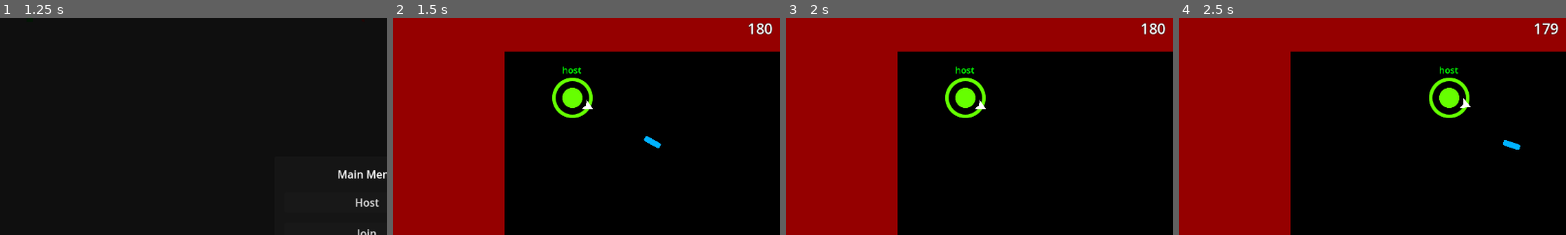
Above: before the commit, frames 1-4 (left to right).
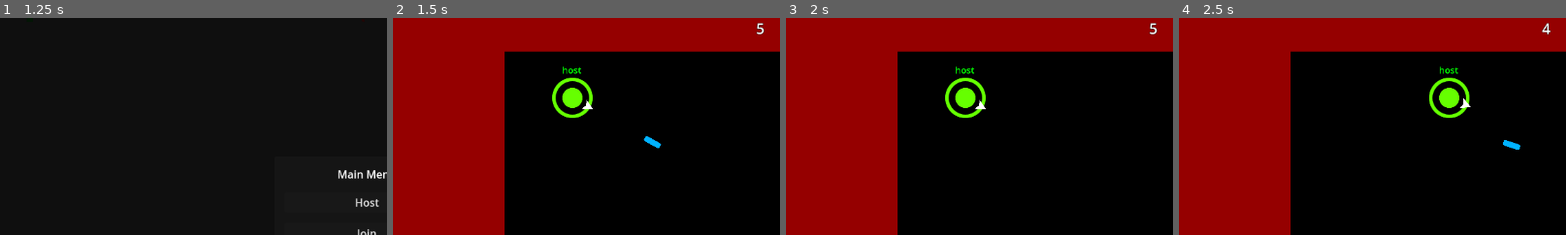
Above: after the commit, the same moments.

Repository: Pkepowicz/Infinite-Onslaught
Game: Godot game, scene res://assets/scenes/world.tscn
Two runs of this game, one before a commit and one after it. Both use one fixed random seed, a clock stepped at 60 frames per second and the inputs below. The engine's default icon, where the game draws it, is replaced by a stand-in: a white triangle on a blue panel in a dark square.
Inputs (mouse positions are % of the whole screen's width and height, from its top left):
- Up to frame 1 (1.25 s): click (50, 56) at 0.52 s; type "Alex" at 0.6 s; click (50, 64) at 0.75 s; type "12" at 0.83 s
- Up to frame 2 (1.5 s): click "Host" at 1.25 s
- Up to frame 3 (2 s): no input
- Up to frame 4 (2.5 s): tap Enter at 2 s; move the mouse to (72, 45) at 2.02 s; hold Right (ui_right) from 2.03 s (still down); click (72, 45) at 2.1 s
The pictures show only the part of the screen within x 3-53%, y 0-50%; the shares and areas given below are measured in that part.

Frame 1 is identical in both runs. In frame 2, 0.2% of the frame differs, in the area x 91-98%, y 2-8%; in frame 3, 0.2%; in frame 4, 0.2%.

Commit message:
end game function

Diff:
--- a/assets/Countdowns/game_countdown.gd
+++ b/assets/Countdowns/game_countdown.gd
@@ -1,6 +1,9 @@
 extends VBoxContainer
 
 @onready var timer = $TimeLabel/Timer
+
+signal end_game()
+
 var seconds: int = 0
 
 func start_countdown(seconds_to_set : int):
@@ -14,5 +17,4 @@
 	$TimeLabel.set_text(str(seconds))
 	if seconds == 0:
 		timer.stop()
-		$"..".hide()
-		$"../../ConclusionScreen".show()
+		emit_signal("end_game")
--- a/assets/scenes/Countdown.gd
+++ b/assets/scenes/Countdown.gd
@@ -9,9 +9,10 @@
 	timer.start()
 
 func _on_timer_timeout():
-	print("timer timeout")
+	print(seconds)
 	seconds -= 1
 	$TimeLabel.set_text(str(seconds))
-	if seconds == 0:
+	print(seconds)
+	if seconds <= 0:
 		timer.stop()
 		$"..".hide()
--- a/assets/scenes/world.gd
+++ b/assets/scenes/world.gd
@@ -140,10 +140,10 @@
 	sync_player_position.rpc_id(peer_id, pos)
 
 # Function gets called only on server's player
-func respawn_player(peer_id):
+func respawn_player(peer_id, seconds_to_spawn = 2):
 	print("Respawn called in: " + str(multiplayer.get_unique_id()))
-	respawn_time.rpc_id(peer_id, 2)
-	await get_tree().create_timer(2).timeout
+	respawn_time.rpc_id(peer_id, seconds_to_spawn)
+	await get_tree().create_timer(seconds_to_spawn).timeout
 	create_player(peer_id)
 	update_player_labels.rpc()
 
@@ -151,6 +151,18 @@
 func respawn_time(seconds_to_spawn):
 	$DeathScreen.show()
 	$DeathScreen/TimerContainer.start_countdown(seconds_to_spawn)
+
+func restart_game():
+	var players = get_tree().get_nodes_in_group("Player")
+	var players_to_spawn = []
+	for player in players:
+		players_to_spawn.append(player.name)
+		player.queue_free()
+	respawn_time.rpc(5)
+	await get_tree().create_timer(5).timeout
+	for player_id in players_to_spawn:
+		respawn_player(player_id.to_int(), 0)
+	$Level/TimerContainer.start_countdown(5)
 
 # Hosting server locally, mainly for debug purpose
 func _on_host_button_button_down():
@@ -160,4 +172,7 @@
 	}
 	add_player(multiplayer.get_unique_id())
 	update_player_labels()
-	$Level/TimerContainer.start_countdown(180)
+	$Level/TimerContainer.start_countdown(5)
+
+func _on_timer_container_end_game():
+	restart_game()
--- a/assets/scenes/world.tscn
+++ b/assets/scenes/world.tscn
@@ -252,9 +252,6 @@
 
 [node name="Timer" type="Timer" parent="DeathScreen/TimerContainer/TimeLabel"]
 
-[node name="ConclusionScreen" type="CanvasLayer" parent="."]
-visible = false
-
 [node name="Level" parent="." instance=ExtResource("6_p7gqs")]
 visible = false
 
@@ -303,7 +300,8 @@
 
 [connection signal="button_down" from="MainMenu/MainMenu/MarginContainer/VBoxContainer/HostButton" to="." method="_on_host_button_button_down"]
 [connection signal="button_down" from="MainMenu/MainMenu/MarginContainer/VBoxContainer/JoinButton" to="." method="_on_join_button_button_down"]
-[connection signal="timeout" from="DeathScreen/TimerContainer/TimeLabel/Timer" to="DeathScreen/TimerContainer" method="_on_timer_timeout"]
-[connection signal="timeout" from="Level/TimerContainer/TimeLabel/Timer" to="Level/TimerContainer" method="_on_timer_timeout"]
+[connection signal="timeout" from="DeathScreen/TimerContainer/TimeLabel/Timer" to="DeathScreen/TimerContainer" method="_on_timer_timeout" flags=3]
+[connection signal="end_game" from="Level/TimerContainer" to="." method="_on_timer_container_end_game"]
+[connection signal="timeout" from="Level/TimerContainer/TimeLabel/Timer" to="Level/TimerContainer" method="_on_timer_timeout" flags=3]
 
 [editable path="Level"]
